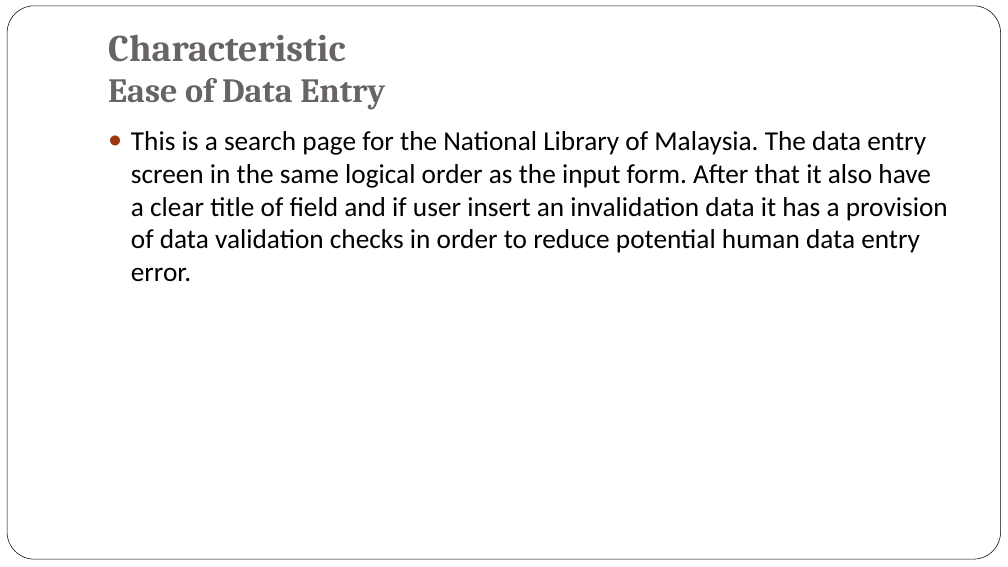
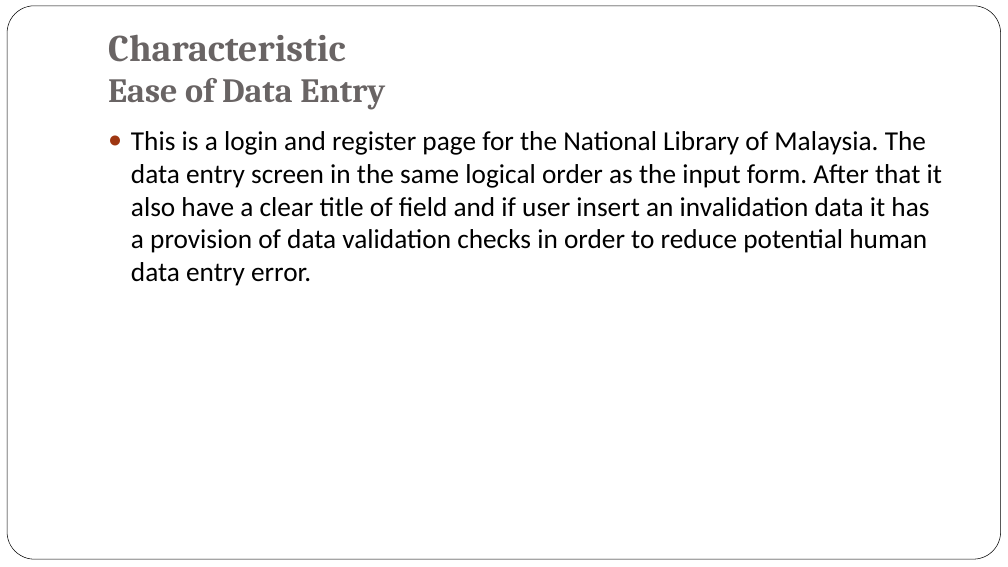
Before and after one commit to jyu1129/Library-System-IS-assignment, a slide deck: slide 7 of Week 10/Week 10 - Inputs.pptx (slide 3 before the commit). Drawn at 1008x567 pixels with LibreOffice and Linux fonts; fonts in the diff are those of the drawing; background and template pictures are left out. Boxes give left, top, right and bottom in pixels: in the first picture for what was removed or moved away, otherwise in the second. Text is boxed around its words. In the diff, an @@ line names an element or a change of style, - is before the commit and + after.

```diff
--- a/Week 10/Week 10 - Inputs.pptx
+++ b/Week 10/Week 10 - Inputs.pptx
@@ text at (x1=131, y1=131, x2=942, y2=286): text changed @@
-● This is a search page for the National Library of Malaysia. The data entry screen in the same logical order as the input form. After that it also have a clear title of field and if user insert an invalidation data it has a provision of data validation checks in order to reduce potential human data entry error.
+● This is a login and register page for the National Library of Malaysia. The data entry screen in the same logical order as the input form. After that it also have a clear title of field and if user insert an invalidation data it has a provision of data validation checks in order to reduce potential human data entry error.
```
Also in this commit, not shown: 1 other slide changed.
